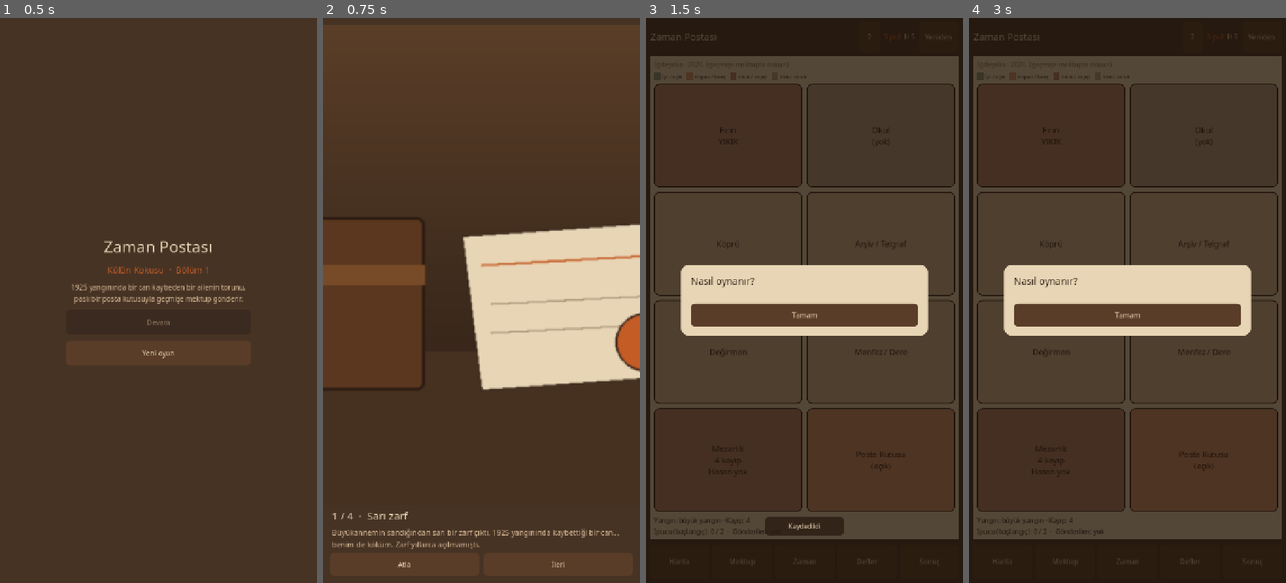
Above: before the commit, frames 1-4 (left to right).
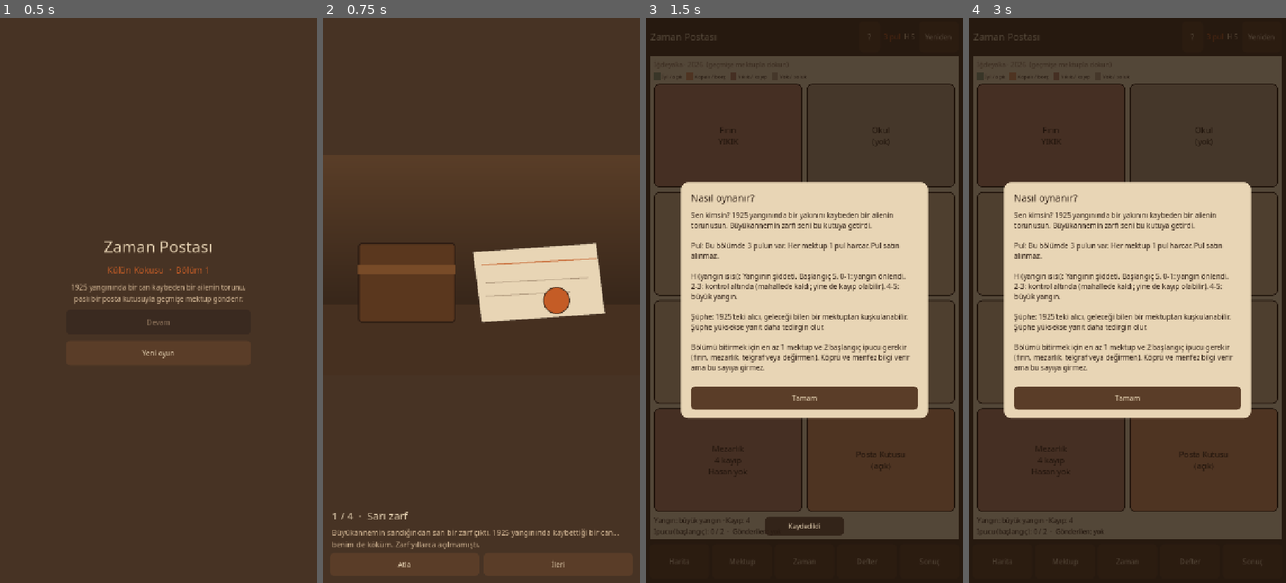
Above: after the commit, the same moments.

Repository: wabiblack/zaman-postasi
Game: Godot game, scene res://scenes/Main.tscn
Same seed, same stepped clock (60 frames per second), same inputs: the game is played once before the commit and once after it.
Inputs:
- Up to frame 1 (0.5 s): no input
- Up to frame 2 (0.75 s): click "Yeni oyun" at 0.5 s
- Up to frame 3 (1.5 s): click "Atla" at 1.25 s
- Up to frame 4 (3 s): click "?" at 2 s; click "Yeniden" at 2.75 s

Frame 1 is identical in both runs. In frame 2, 13% of the frame differs, in the area x 0-100%, y 35-66%; in frame 3, 24%, in the area x 10-90%, y 29-71%; in frame 4, 24%.

Commit message:
Yardım penceresindeki metin yüksekliği ve açılış görseli düzeltmesi

Diff:
--- a/game/scenes/Main.gd
+++ b/game/scenes/Main.gd
@@ -502,7 +502,7 @@
 	v.add_child(pad_top)
 	opening_art = TextureRect.new()
 	opening_art.expand_mode = TextureRect.EXPAND_IGNORE_SIZE
-	opening_art.stretch_mode = TextureRect.STRETCH_KEEP_ASPECT_COVERED
+	opening_art.stretch_mode = TextureRect.STRETCH_KEEP_ASPECT_CENTERED
 	opening_art.custom_minimum_size = Vector2(0, 280)
 	opening_art.size_flags_vertical = Control.SIZE_EXPAND_FILL
 	v.add_child(opening_art)
@@ -736,19 +736,18 @@
 		return
 	var max_w: int = mini(560, int(size.x * 0.92))
 	var max_h: int = int(size.y * 0.78)
-	overlay_body.custom_minimum_size = Vector2(max_w - 48, 0)
+	var body_w: int = maxi(200, max_w - 48)
+	overlay_body.custom_minimum_size = Vector2(body_w, 0)
 	overlay_card.custom_minimum_size = Vector2(max_w, 0)
-	# After a frame, clamp height if needed.
+	overlay_body_scroll.custom_minimum_size = Vector2(body_w, 40)
 	await get_tree().process_frame
-	if not is_instance_valid(overlay_card):
-		return
-	var want: float = overlay_card.get_combined_minimum_size().y
-	if want > max_h:
-		overlay_card.custom_minimum_size = Vector2(max_w, max_h)
-		overlay_body_scroll.custom_minimum_size = Vector2(0, maxi(80, max_h - 180))
-	else:
-		overlay_card.custom_minimum_size = Vector2(max_w, 0)
-		overlay_body_scroll.custom_minimum_size = Vector2(0, 0)
+	if not is_instance_valid(overlay_card) or not overlay.visible:
+		return
+	var body_h: int = int(overlay_body.get_content_height()) + 8
+	var reserved: int = 150  # title + buttons + margins
+	var max_body: int = maxi(80, max_h - reserved)
+	overlay_body_scroll.custom_minimum_size = Vector2(body_w, mini(body_h, max_body))
+	overlay_card.custom_minimum_size = Vector2(max_w, 0)
 
 func _show_help() -> void:
 	_show_overlay("Nasıl oynanır?",
Not shown, changed: docs/index.pck
